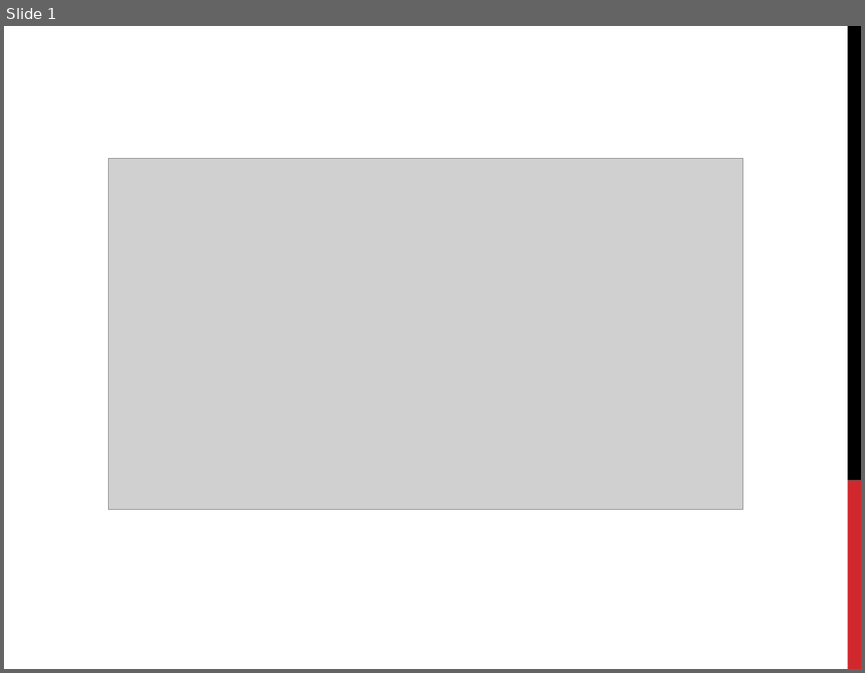
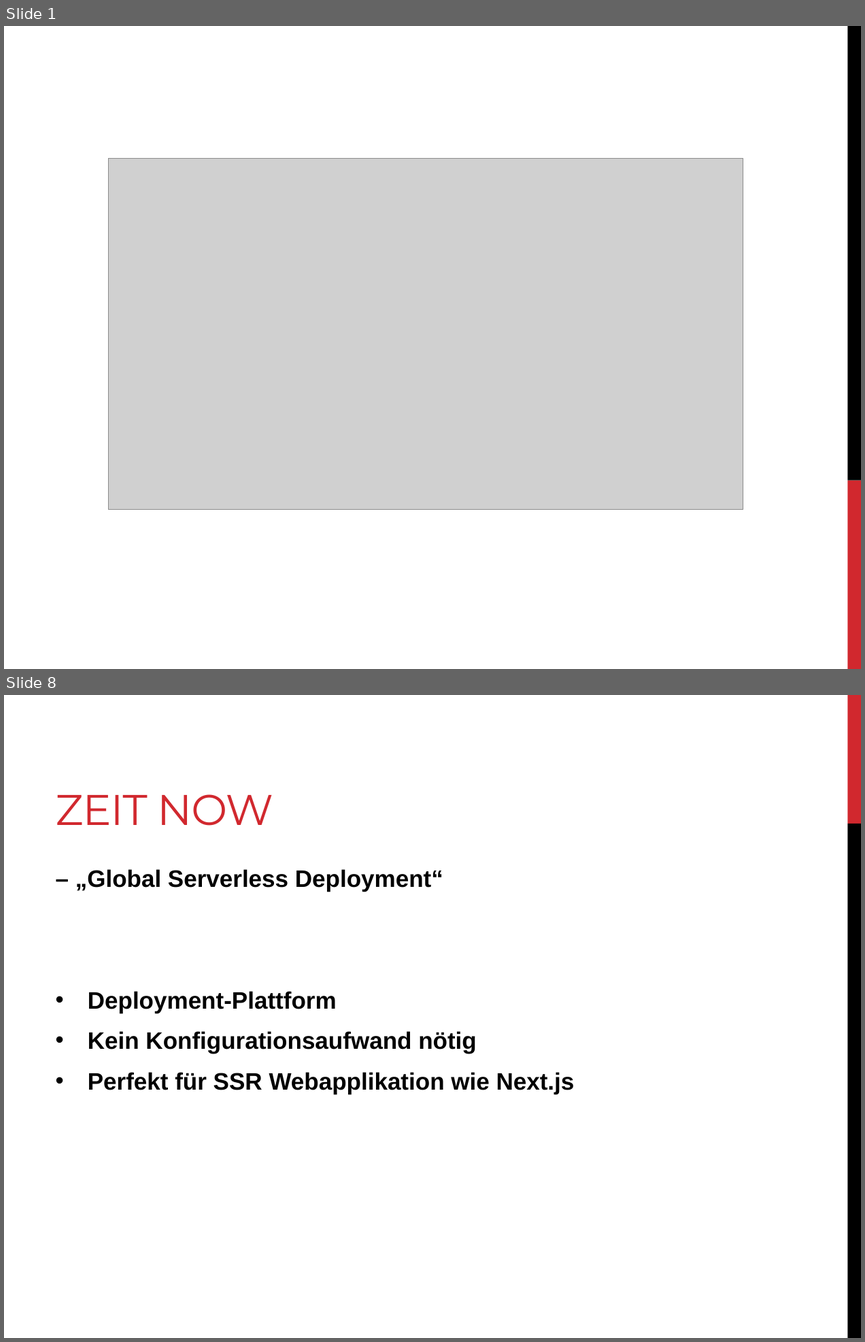
Before and after one commit to kr4cher/nextjs-ePortfolio, a slide deck: slides/ePortfolio-Next.js.pptx. Shown one above the other, each under a label of ours: slide 1 before the commit, slides 1 and 8 after it; the slides between them are not shown. The pictures are 865x673 and 865x1342 pixels, drawn with LibreOffice and Linux fonts; fonts in the diff are those of the drawing; grey boxes stand for pictures. Boxes give left, top, right and bottom in pixels: in the first picture for what was removed or moved away, otherwise in the second. Text is boxed around its words. In the diff, an @@ line names an element or a change of style, - is before the commit and + after.

```diff
--- a/slides/ePortfolio-Next.js.pptx
+++ b/slides/ePortfolio-Next.js.pptx
@@ slide 8 added at (4,695,861,1338), background #FFFFFF @@
@@ rectangle added at (847,695,861,824), fill #D1282E @@
@@ title added at (56,794,273,826), 36 pt, text #D1282E @@
+ZEIT NOW
@@ rectangle added at (847,824,861,1338), fill #000000 @@
@@ text added at (75,869,575,1094), 20 pt, text #000000, bold @@
+– „Global Serverless Deployment“
+• Deployment-Plattform
+• Kein Konfigurationsaufwand nötig
+• Perfekt für SSR Webapplikation wie Next.js
```
Also in this commit, not shown: 3 slides changed, 4 other slides added, 1 other file.
